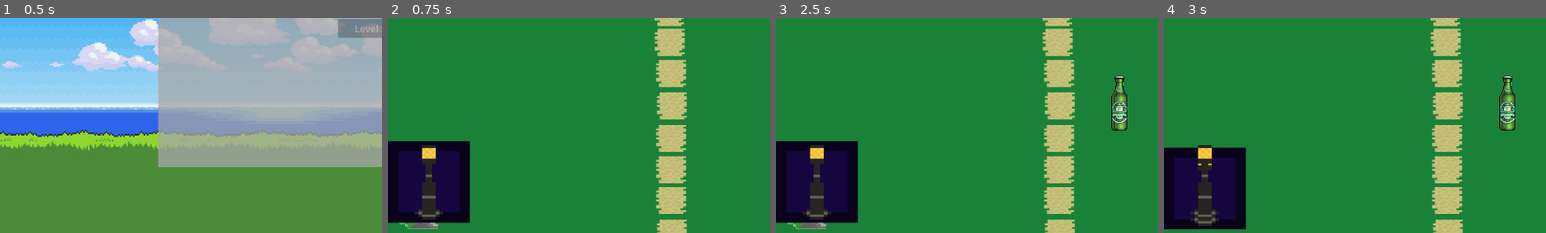
Above: before the commit, frames 1-4 (left to right).
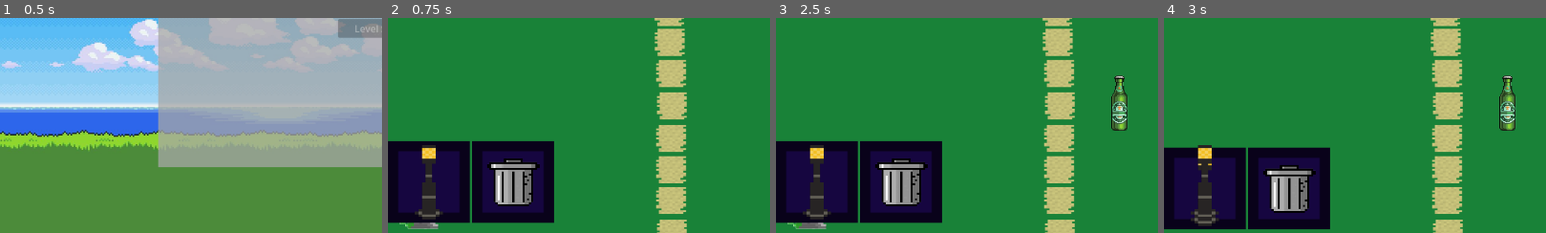
Above: after the commit, the same moments.

Repository: SkinnyJeansPear/PX-Group-2-Repo
Game: Godot game, scene res://Scenes/main_menu.tscn
Same seed, same stepped clock (60 frames per second), same inputs: the game is played once before the commit and once after it.
Inputs (mouse positions are % of the whole screen's width and height, from its top left):
- Up to frame 1 (0.5 s): no input
- Up to frame 2 (0.75 s): click "Tutorial" at 0.5 s
- Up to frame 3 (2.5 s): tap Enter at 1.25 s; drag from (68, 58) to (60, 28) at 1.27 s; drag from (79, 71) to (45, 70) at 2.02 s
- Up to frame 4 (3 s): move the mouse to (5, 88) at 2.77 s; click (5, 88) at 2.92 s
The pictures show only the part of the screen within x 0-50%, y 50-100%; the shares and areas given below are measured in that part.

Frame 1 is identical in both runs. In frame 2, 8.2% of the frame differs, in the area x 22-44%, y 57-96%; in frame 3, 8.2%; in frame 4, 8.2%.

Commit message:
added another object to add

Diff:
--- a/Scenes/Levels/Test.tscn
+++ b/Scenes/Levels/Test.tscn
@@ -9,8 +9,7 @@
 [ext_resource type="Script" uid="uid://brkth37eoghxi" path="res://Scripts/garbage.gd" id="3_yo840"]
 [ext_resource type="Texture2D" uid="uid://nhwpqa50j0km" path="res://Assests/Alchoholic Glass Bottle.png" id="4_6h7jm"]
 [ext_resource type="Script" uid="uid://df4dud7inlen8" path="res://Scripts/object.gd" id="4_jrtxw"]
-[ext_resource type="Script" uid="uid://bsfkcag68mmrt" path="res://Scripts/bottle.gd" id="5_eh4jw"]
-[ext_resource type="Texture2D" uid="uid://cn8ok36mjpaaa" path="res://Assests/Trash Can.png" id="8_yo840"]
+[ext_resource type="Texture2D" uid="uid://cn8ok36mjpaaa" path="res://Assests/Trashcan.png" id="8_yo840"]
 [ext_resource type="Script" uid="uid://bhirg7xwu1jd" path="res://Scripts/trash_bar.gd" id="9_tao1a"]
 
 [sub_resource type="TileSetAtlasSource" id="TileSetAtlasSource_pdb2y"]
@@ -53,7 +52,7 @@
 offset_bottom = 578.0
 texture = ExtResource("4_6h7jm")
 expand_mode = 1
-script = ExtResource("5_eh4jw")
+script = ExtResource("3_yo840")
 
 [node name="Background" type="TextureRect" parent="."]
 anchors_preset = 15
@@ -113,6 +112,28 @@
 expand_mode = 1
 script = ExtResource("4_jrtxw")
 
+[node name="TextureRect2" type="TextureRect" parent="NavBar/ScrollContainer/HBoxContainer"]
+layout_mode = 2
+texture = ExtResource("3_pdb2y")
+expand_mode = 2
+
+[node name="TrashCan" type="TextureRect" parent="NavBar/ScrollContainer/HBoxContainer/TextureRect2"]
+layout_mode = 1
+anchors_preset = 8
+anchor_left = 0.5
+anchor_top = 0.5
+anchor_right = 0.5
+anchor_bottom = 0.5
+offset_left = -50.0
+offset_top = -50.0
+offset_right = 50.0
+offset_bottom = 50.0
+grow_horizontal = 2
+grow_vertical = 2
+texture = ExtResource("8_yo840")
+expand_mode = 1
+script = ExtResource("4_jrtxw")
+
 [node name="TrashBar" type="Control" parent="."]
 layout_mode = 3
 anchors_preset = 0
--- a/Scripts/bottle.gd
+++ /dev/null
@@ -1,27 +0,0 @@
-extends TextureRect
-
-var dragging := false
-var offset := Vector2.ZERO
-@onready var trash_bar := get_node("/root/Main/TrashBar")  # Adjust path to your TrashBar node
-
-func _gui_input(event):
-	if event is InputEventMouseButton and event.button_index == MOUSE_BUTTON_LEFT:
-		if event.pressed:
-			dragging = true
-			offset = get_global_mouse_position() - global_position
-			trash_bar.show_bar()
-		else:
-			dragging = false
-			if trash_bar.is_mouse_over_bin():
-				queue_free()
-			trash_bar.hide_bar()
-
-func _process(delta):
-	if dragging:
-		global_position = get_global_mouse_position() - offset
-
-		# Highlight bin if hovering over
-		if trash_bar.is_mouse_over_bin():
-			trash_bar.bin.modulate = Color(1, 0.5, 0.5)  # Light red tint
-		else:
-			trash_bar.bin.modulate = Color(1, 1, 1)  # Normal
--- a/Scripts/game_manager.gd
+++ b/Scripts/game_manager.gd
@@ -5,14 +5,14 @@
 		Vector2(325, 265),
 		Vector2(525, 450)
 	],
-	"icon": [
-		Vector2(500, 250)
+	"trashcan": [
+		Vector2(500, 375)
 	]
 }
 
 var drag_scales = {
 	"lamp": Vector2(1.5, 1.5),
-	"icon": Vector2(1,1)
+	"trashcan": Vector2(0.8,0.8)
 }
 
 var used_positions: Array = []
--- a/Scripts/object.gd
+++ b/Scripts/object.gd
@@ -10,7 +10,8 @@
 
 # When dragging
 var drag_scales = {
-	"lamp": Vector2(1, 1)
+	"lamp": Vector2(1, 1),
+	"trashcan": Vector2(0.8, 0.8)
 }
 
 
Renamed: Assests/Trash Can.png -> Assests/Trashcan.png
Not shown, changed: Assests/Trashcan.png.import
Not shown: 1 places in Scenes/Levels/Test.tscn that only renumber resources
Not shown, removed: Scripts/bottle.gd.uid
